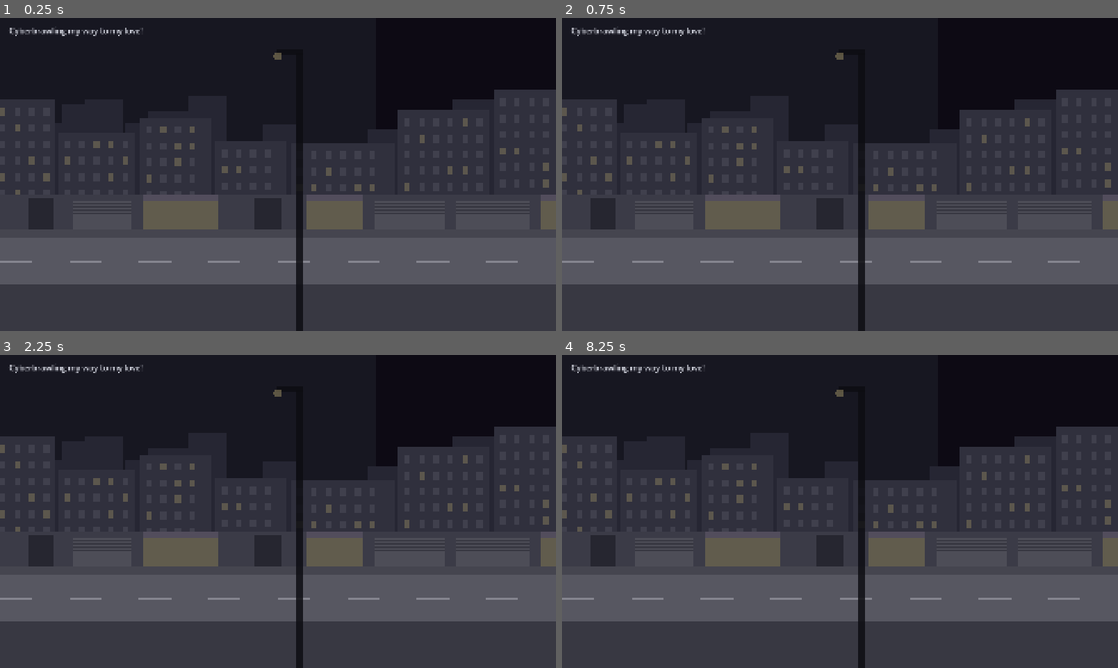
Above: before the commit, frames 1-4 (two rows, left to right).
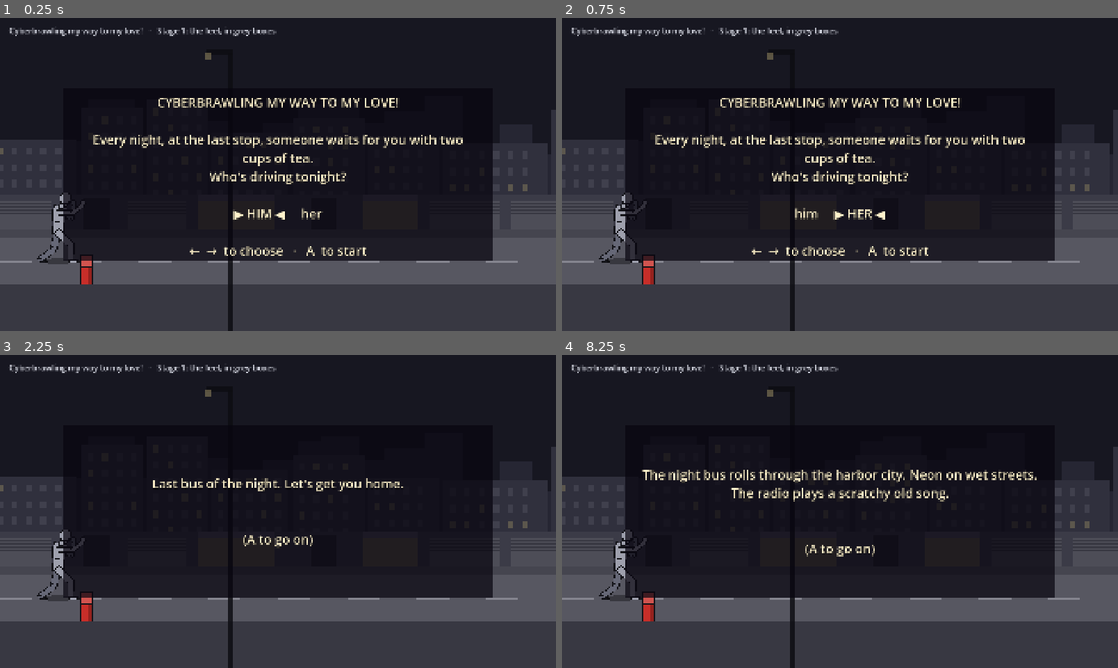
Above: after the commit, the same moments.

Repository: jetomev/cyberbrawling-my-way-to-my-love
Game: Godot game, scene res://scenes/main.tscn
The game is run twice, just before and just after one commit, with the same random seed, the same clock (stepped at 60 frames per second) and the same inputs.
Inputs (mouse positions are in pixels of both pictures, inside the frame that each line leads up to):
- Up to frame 1 (0.25 s): no input
- Up to frame 2 (0.75 s): tap Enter at 0.5 s; move the mouse to (962, 158) at 0.52 s; hold Right (move_right, bound only after the commit) from 0.53 s (still down); hold D (block, bound only after the commit) from 0.53 s (still down); click (962, 158) at 0.67 s
- Up to frame 3 (2.25 s): tap Space (jump, bound only after the commit) at 0.77, 1.25 s; release Right (move_right, bound only after the commit) at 1.25 s; release D (block, bound only after the commit) at 1.25 s; drag from (166, 527) to (250, 574) at 1.27 s; tap Enter at 2 s; move the mouse to (333, 442) at 2.02 s; hold Right (move_right, bound only after the commit) from 2.03 s (still down); tap A (punch, bound only after the commit) at 2.1 s
- Up to frame 4 (8.25 s): release Right (move_right, bound only after the commit) at 2.75 s; tap Space (jump, bound only after the commit) at 2.75, 3.77, 4.25, 6.77 s; drag from (812, 574) to (673, 464) at 2.77 s; tap Enter at 3.5 s; move the mouse to (1006, 558) at 3.52 s; hold Left (move_left, bound only after the commit) 3.53-4.25 s; hold W (run, bound only after the commit) 3.53-4.25 s; drag from (673, 464) to (756, 433) at 4.27 s; move the mouse to (867, 511) at 5.02 s; hold Down (move_down, bound only after the commit) 5.03-5.75 s; tap Z (sweep, bound only after the commit) at 5.1 s; click (867, 511) at 5.17 s; drag from (756, 433) to (728, 527) at 5.77 s; move the mouse to (962, 495) at 6.52 s; hold Up (move_up, bound only after the commit) 6.53-7.25 s; hold D (block, bound only after the commit) 6.53-7.25 s; drag from (728, 527) to (812, 574) at 7.27 s; move the mouse to (895, 442) at 8.02 s; hold Down (move_down, bound only after the commit) from 8.03 s (still down); tap A (punch, bound only after the commit) at 8.1 s

The runs differ from the first frame. In frame 1, 38% of the frame differs, in the area x 0-100%, y 3-100%; in frame 2, 38%; in frame 3, 37%; in frame 4, 37%.
Error before the commit: Parse Error: Cannot infer the type of "d" variable because the value doesn't have a set type. (res://scripts/present/main.gd:623)

Commit message:
fix: the thrown-weapon drawing didn't parse (committed on a red test run)
ac40ddb went in with a SCRIPT ERROR in main.gd (a Vector2 whose type couldn't
be inferred); the test run before it had failed and I committed anyway. Typed
it. Tests 339, green.

Co-Authored-By: Claude Opus 5.5 <noreply@anthropic.com>

Diff:
--- a/game/scripts/present/main.gd
+++ b/game/scripts/present/main.gd
@@ -620,7 +620,7 @@
 		var at := Vector2(p["x"], Street.GROUND_Y + p["z"] - (p["y0"] + p["y1"]) * 0.5)
 		if HeroView.WEAPON_LOOK.has(p["kind"]):  # a thrown weapon (the hero's, the Mechanic's wrench), spinning end over end
 			var look: Array = HeroView.WEAPON_LOOK[p["kind"]]
-			var d := Vector2.from_angle(float(clock) * 0.45) * look[0] * 0.5
+			var d: Vector2 = Vector2.from_angle(float(clock) * 0.45) * look[0] * 0.5
 			flying_view.draw_line(at - d, at + d, EDGE_INK, look[1] + 4.0)
 			flying_view.draw_line(at - d, at + d, look[2], look[1])
 			continue
